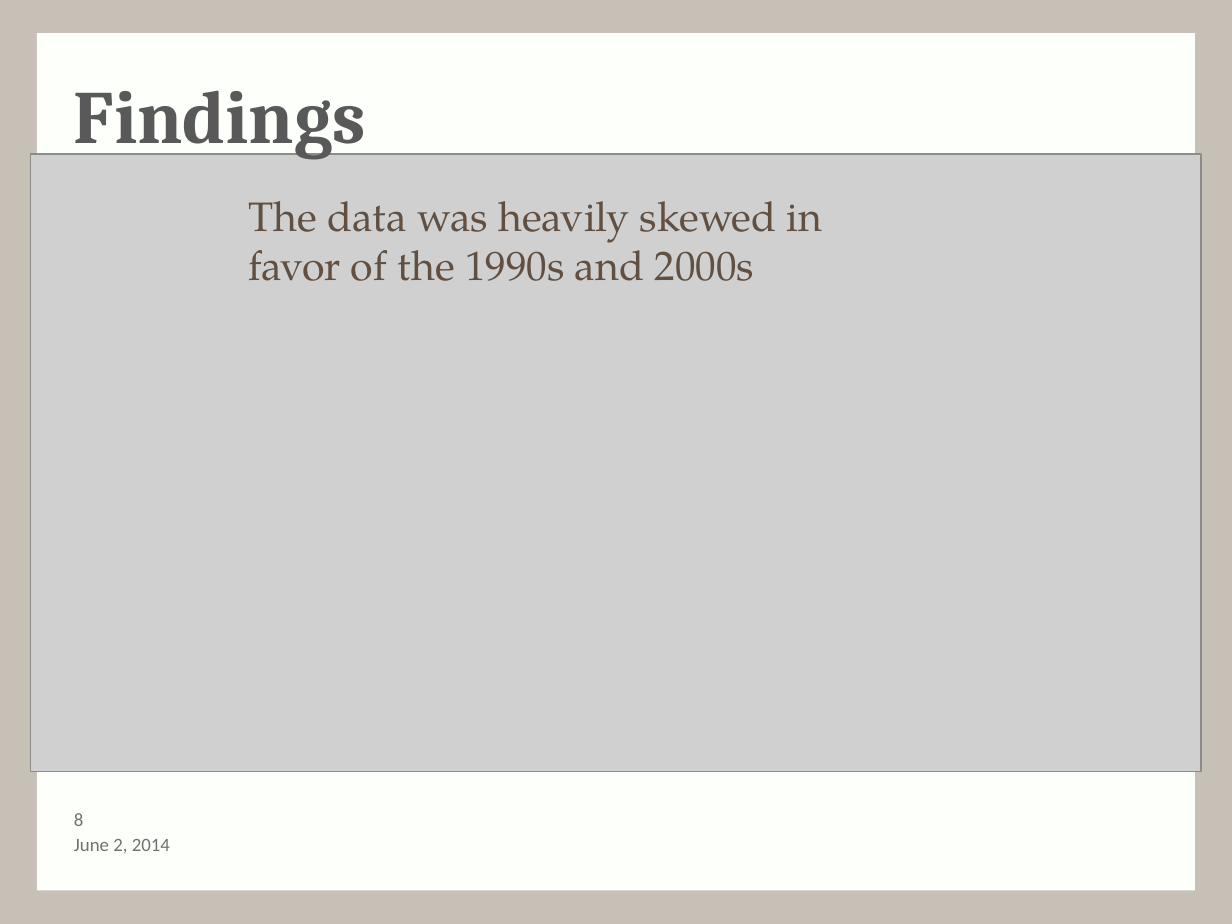
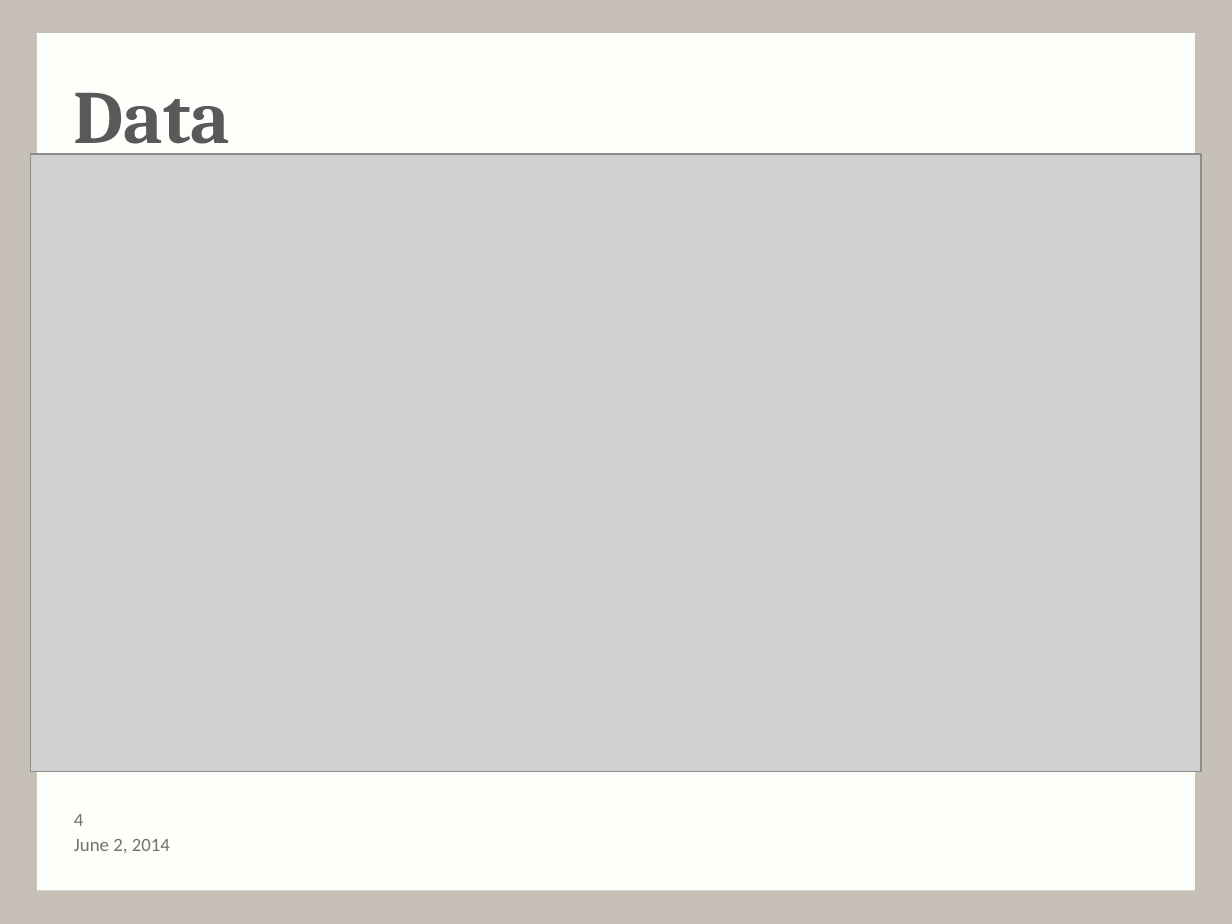
Before and after one commit to andy-olstad/POGSproj3, a slide deck: slide 4 of Project3_presentation-1.pptx (slide 8 before the commit). Drawn at 1232x924 pixels with LibreOffice and Linux fonts; fonts in the diff are those of the drawing; grey boxes stand for pictures; background and template pictures are left out. Boxes give left, top, right and bottom in pixels: in the first picture for what was removed or moved away, otherwise in the second. Text is boxed around its words. In the diff, an @@ line names an element or a change of style, - is before the commit and + after.

```diff
--- a/Project3_presentation-1.pptx
+++ b/Project3_presentation-1.pptx
@@ title at <box>74,93,231,159</box>: text changed @@
-Findings
+Data
@@ text removed at <box>248,201,823,281</box> @@
-The data was heavily skewed in favor of the 1990s and 2000s
@@ page number at <box>74,814,84,826</box>: text changed @@
-8
+4
```
Also in this commit, not shown: 2 other slides changed.
